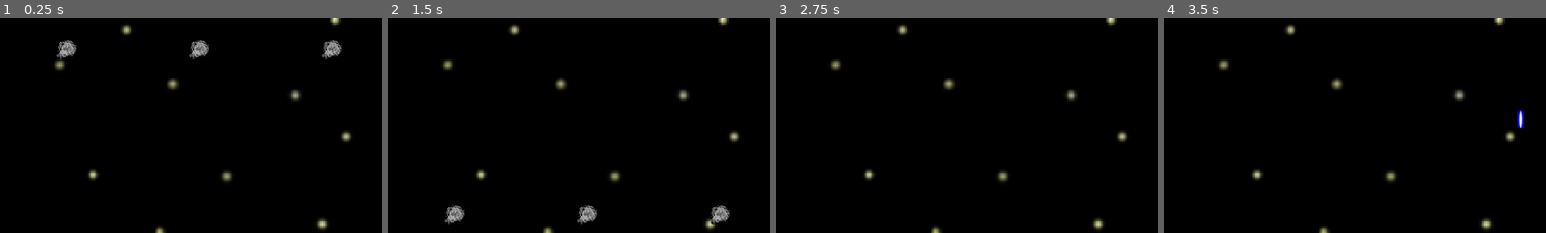
Above: before the commit, frames 1-4 (left to right).
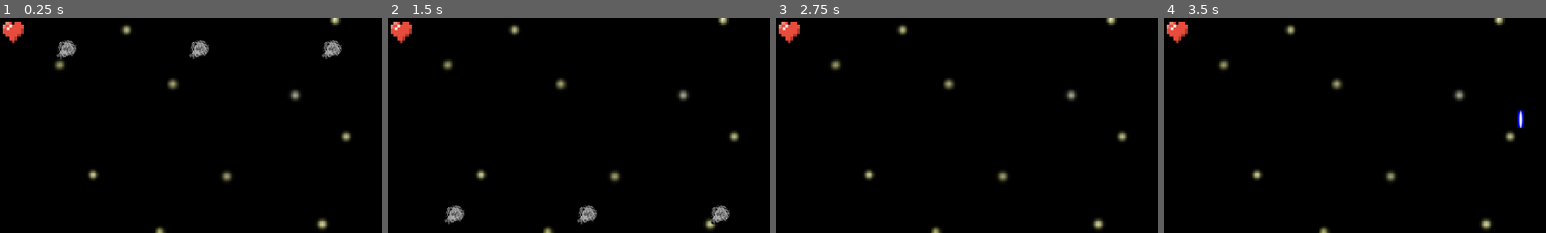
Above: after the commit, the same moments.

Repository: Pchristy03/EAP-Redox
Game: Godot game, scene res://main.tscn
Two runs of this game, one before a commit and one after it. Both use one fixed random seed, a clock stepped at 60 frames per second and the inputs below.
Inputs:
- Up to frame 1 (0.25 s): no input
- Up to frame 2 (1.5 s): tap Enter (ui_accept) at 0.5, 0.77 s; hold Right (ui_right) 0.53-1.28 s; hold Left (ui_left) from 1.28 s (still down)
- Up to frame 3 (2.75 s): tap Enter (ui_accept) at 1.52 s; release Left (ui_left) at 2.03 s; hold Right (ui_right) from 2.03 s (still down)
- Up to frame 4 (3.5 s): keep holding Right (ui_right); tap Enter (ui_accept) at 3.02 s
The pictures show only the part of the screen within x 0-50%, y 0-50%; the shares and areas given below are measured in that part.

The runs differ from the first frame. In frame 1, 0.4% of the frame differs, in the area x 0-7%, y 1-12%; in frame 2, 0.4%; in frame 3, 0.4%; in frame 4, 0.4%.

Commit message:
HUD and Main Scene Health implementations

Diff:
--- a/hud.tscn
+++ b/hud.tscn
@@ -1,6 +1,7 @@
-[gd_scene load_steps=2 format=3 uid="uid://dfaqyqp5seefj"]
+[gd_scene load_steps=3 format=3 uid="uid://dfaqyqp5seefj"]
 
 [ext_resource type="Texture2D" uid="uid://dncyre6ys6mwy" path="res://Art Assets/Earth.png" id="1_4mw2c"]
+[ext_resource type="Texture2D" uid="uid://5exl1ejw5wvv" path="res://Art Assets/Unofficial Game Heart.png" id="2_no8fw"]
 
 [node name="HUD" type="CanvasLayer"]
 layer = -1
@@ -9,3 +10,18 @@
 offset_right = 1152.0
 offset_bottom = 648.0
 texture = ExtResource("1_4mw2c")
+
+[node name="Heart1" type="TextureRect" parent="."]
+offset_right = 40.0
+offset_bottom = 40.0
+texture = ExtResource("2_no8fw")
+
+[node name="Heart2" type="TextureRect" parent="."]
+offset_right = 40.0
+offset_bottom = 40.0
+texture = ExtResource("2_no8fw")
+
+[node name="Heart3" type="TextureRect" parent="."]
+offset_right = 40.0
+offset_bottom = 40.0
+texture = ExtResource("2_no8fw")
--- a/main.gd
+++ b/main.gd
@@ -19,3 +19,12 @@
 	proj.position = location
 	proj.add_to_group("Projectiles")
 	add_child(proj)
+
+
+func _on_player_hurt():
+	if $Player.lives ==2:
+		$HUD/Heart3.hide()
+	if $Player.lives ==1:
+		$HUD/Heart2.hide()
+	if $Player.lives ==0:
+		$HUD/Heart1.hide()
--- a/main.tscn
+++ b/main.tscn
@@ -20,4 +20,5 @@
 
 [node name="HUD" parent="." instance=ExtResource("4_485ph")]
 
+[connection signal="hurt" from="Player" to="." method="_on_player_hurt"]
 [connection signal="shoot" from="Player" to="." method="_on_player_shoot"]
--- a/player.gd
+++ b/player.gd
@@ -1,6 +1,8 @@
 extends CharacterBody2D
 
 signal shoot(location)
+signal hurt
+@export var lives: int = 3
 
 const move_speed = 300
 
